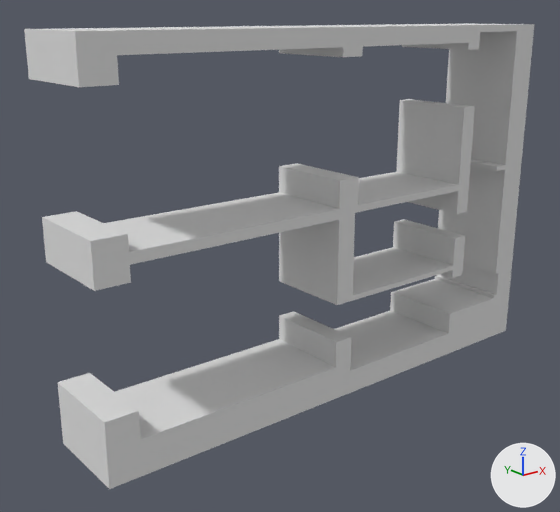
Two versions of the OBJ model public/3D/spektrum_galerie.obj, one commit apart.
The view is the same before and after, from a 50 mm camera at (-554.0, -670.0, 212.0) aimed at (-43.0, -33.0, -43.0). Every picture has the same lights, and +X, +Y and +Z are marked at lower right. Where no turn or scale is listed for an object, it has been applied to the vertices.

Names of what the first picture shows: 'obj_0'.
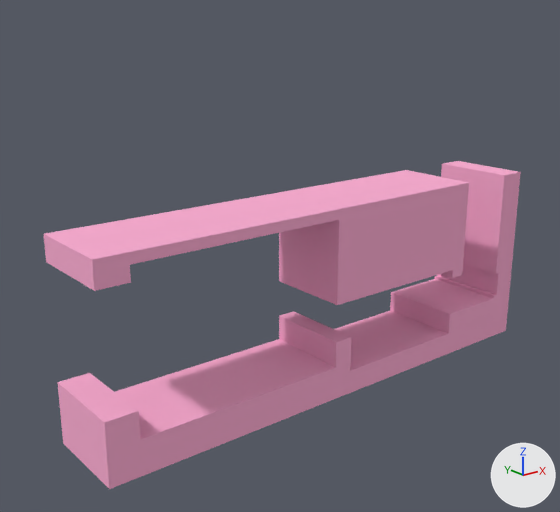
The newer file is also turned or shifted as a whole; pictures and numbers use the older file's frame.

Location of each change, [x1, y1, x2, y2] in pixels of the pictures (560 x 512 px):
'obj_0', reshaped (6% narrower, 30% shorter)
    before: [24, 23, 534, 489]
    after: [44, 161, 521, 489]
part 1 of me_obj_0, cut back
    before: [24, 23, 534, 439]
    after: [45, 161, 521, 439]
part 2 of me_obj_0, recoloured (grey to pink)
    both: [44, 234, 506, 489]

The change in detail:
Material 'color_16345508' (mat_color_16345508) is new.
Its base color is (0.976, 0.412, 0.643) (pink #fcacd2).
Its roughness is 1.0.
me_obj_0 is used by ob_obj_0; location (0.0, 0.0, 0.0).
me_obj_0 had 120 vertices, 232 faces and spanned x -294.0..294.0, y -100.0..0.0, z -199.0..199.0.
me_obj_0 now has 72 vertices, 136 faces and spans x -294.0..294.0, y -100.0..0.0, z -199.0..19.0.
Part 1, on me_obj_0:
62 vertices are removed from x -294.0..294.0, y -100.0..0.0, z -82.0..199.0.
171 faces are deleted.
2 vertices move from x -294.0, y -100.0..0.0, z 35.0 to x -294.0, y -100.0..0.0, z 19.0.
14 vertices are added at x -261.0..294.0, y -100.0..0.0, z 19.0.
75 new faces join them.
me_obj_0 part 2: 61 faces spanning x -294.0..294.0, y -100.0..0.0, z -199.0..19.0 switch from mat_color_12500670 (light grey #e0e0e0) to mat_color_16345508 (pink #fcacd2).
